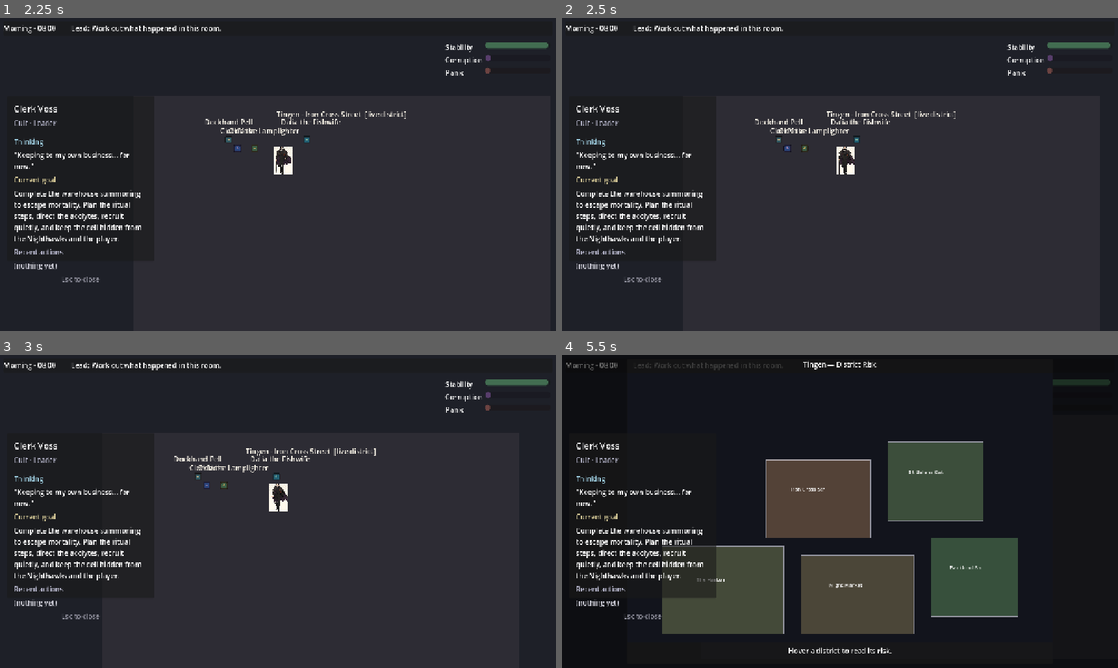
Above: before the commit, frames 1-4 (two rows, left to right).
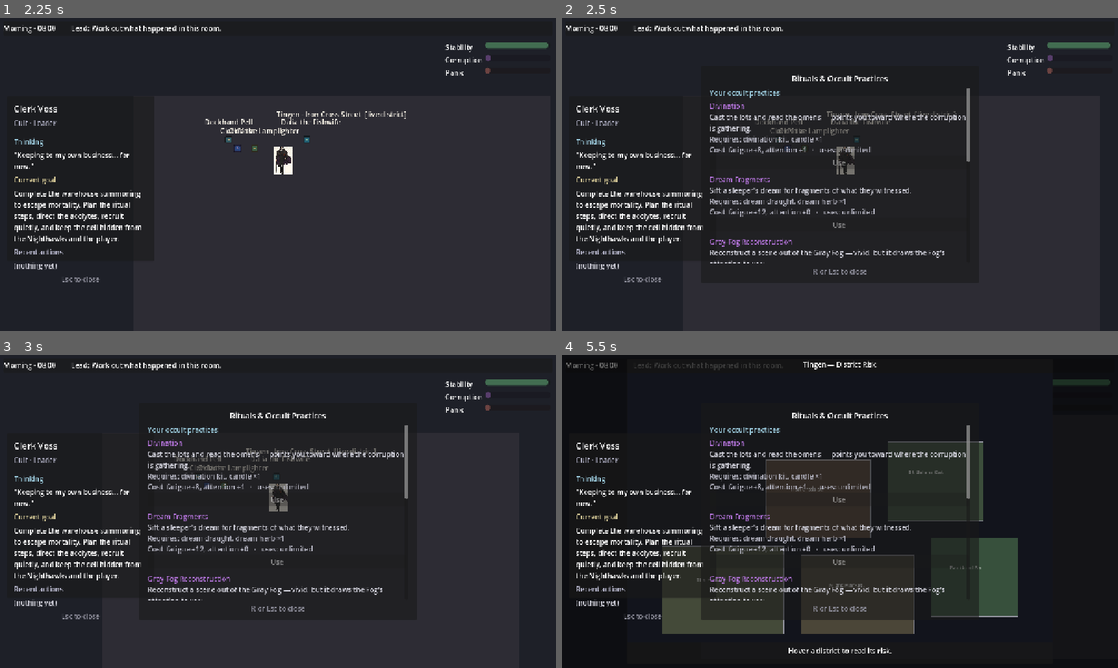
Above: after the commit, the same moments.

Repository: MaEnqiMark/Tingen-Game
Game: Godot game, scene res://scenes/Main.tscn
Two runs of this game, one before a commit and one after it. Both use one fixed random seed, a clock stepped at 60 frames per second and the inputs below. The engine's default icon, where the game draws it, is replaced by a stand-in: a white triangle on a blue panel in a dark square.
Inputs (mouse positions are in pixels of both pictures, inside the frame that each line leads up to):
- Up to frame 1 (2.25 s): drag from (244, 149) to (333, 105) at 0.52 s; tap Enter at 1.25 s; drag from (311, 140) to (250, 237) at 1.27 s; tap Space at 2 s; move the mouse to (261, 149) at 2.02 s; hold D (move_right) from 2.03 s (still down); hold E (interact) from 2.03 s (still down); click (261, 149) at 2.17 s
- Up to frame 2 (2.5 s): keep holding D (move_right); keep holding E (interact); tap R (toggle_rituals, bound only after the commit) at 2.3 s
- Up to frame 3 (3 s): release D (move_right) at 2.75 s; release E (interact) at 2.75 s; drag from (205, 477) to (111, 464) at 2.77 s
- Up to frame 4 (5.5 s): move the mouse to (1006, 558) at 3.52 s; hold A (move_left) 3.53-4.25 s; hold C (toggle_cult) 3.53-4.25 s; tap R (toggle_rituals, bound only after the commit) at 3.8, 5.3 s; tap M (toggle_map) at 4.15 s; drag from (673, 464) to (817, 486) at 4.27 s; tap Enter at 5 s; move the mouse to (867, 511) at 5.02 s; hold S (move_down) from 5.03 s (still down); hold C (toggle_cult) from 5.03 s (still down); click (867, 511) at 5.17 s

Frame 1 is identical in both runs. In frame 2, 3.3% of the frame differs, in the area x 25-74%, y 18-82%; in frame 3, 3.3%; in frame 4, 20%, in the area x 25-75%, y 18-85%.

Commit message:
feat(ui): rituals & occult-practices panel (R)
RitualPanel lists each player occult tool with usage, requirements, costs and a
Use button gated on availability, plus a read-only reference for the cult's
summoning rite (recipe + steps) from data/rituals.json. Clears rows with
synchronous free() to stay correct under the same-frame multi-refresh a tool Use
triggers.

Co-Authored-By: Claude Opus 4.7 <noreply@anthropic.com>

Diff:
--- /dev/null
+++ b/tingen/data/rituals.json
@@ -0,0 +1,14 @@
+{
+	"summoning_descent": {
+		"name": "The Descent",
+		"actor": "cult",
+		"description": "The Iron Cross cell's rite to call the descending god (外神) into Tingen. Each ingredient binds another thread of the gate; the final step demands the marked sacrifice.",
+		"ingredients": { "ritual_salt": 3, "consecrated_chalk": 2, "candle": 3 },
+		"steps": [
+			"Inscribe the consecrated circle in chalk.",
+			"Set and light the three candles at its points.",
+			"Lay the salt wards and speak the descending name.",
+			"Offer the marked sacrifice to open the gate."
+		]
+	}
+}
--- a/tingen/project.godot
+++ b/tingen/project.godot
@@ -95,6 +95,11 @@
 "events": [Object(InputEventKey,"resource_local_to_scene":false,"resource_name":"","device":-1,"window_id":0,"alt_press …(190 unchanged characters)…
 ]
 }
+toggle_rituals={
+"deadzone": 0.5,
+"events": [Object(InputEventKey,"resource_local_to_scene":false,"resource_name":"","device":-1,"window_id":0,"alt_pressed":false,"shift_pressed":false,"ctrl_pressed":false,"meta_pressed":false,"pressed":false,"keycode":0,"physical_keycode":82,"key_label":0,"unicode":0,"location":0,"echo":false,"script":null)
+]
+}
 
 [physics]
 
--- a/tingen/src/HUD.gd
+++ b/tingen/src/HUD.gd
@@ -14,6 +14,7 @@
 @onready var _board: Control = $InvestigationBoard
 @onready var _map: Control = $DistrictMap
 @onready var _cult: Control = $CultProgress
+@onready var _rituals: Control = $RitualPanel
 
 func _ready() -> void:
 	WorldState.thought_requested.connect(_on_thought)
@@ -49,3 +50,6 @@
 	elif event.is_action_pressed("toggle_cult"):
 		_cult.toggle()
 		get_viewport().set_input_as_handled()
+	elif event.is_action_pressed("toggle_rituals"):
+		_rituals.toggle()
+		get_viewport().set_input_as_handled()
--- /dev/null
+++ b/tingen/src/RitualPanel.gd
@@ -0,0 +1,128 @@
+extends Panel
+## Rituals & occult practices panel (toggle: R). Two sections:
+##   1. Your occult practices — every player tool with its usage, requirements and costs, and
+##      a Use button enabled only when it can be used right now (OccultToolManager.tool_views).
+##   2. The Descent — a read-only reference for the cult's summoning rite (recipe + steps),
+##      loaded from data/rituals.json.
+
+const RITUALS_PATH: String = "res://data/rituals.json"
+
+@onready var _tools_box: VBoxContainer = $Margin/Body/Scroll/List/Tools
+@onready var _rite_box: VBoxContainer = $Margin/Body/Scroll/List/Rite
+
+var _rituals: Dictionary = {}
+var _tool_rows: int = 0
+var _rite_steps: int = 0
+
+func _ready() -> void:
+	visible = false
+	_load_rituals()
+	Inventory.item_added.connect(func(_i, _c): if visible: refresh())
+	Inventory.item_removed.connect(func(_i, _c): if visible: refresh())
+
+func _load_rituals() -> void:
+	if not FileAccess.file_exists(RITUALS_PATH):
+		push_error("RitualPanel: missing %s" % RITUALS_PATH)
+		return
+	var parsed: Variant = JSON.parse_string(FileAccess.get_file_as_string(RITUALS_PATH))
+	if typeof(parsed) == TYPE_DICTIONARY:
+		_rituals = parsed
+
+func toggle() -> void:
+	visible = not visible
+	if visible:
+		refresh()
+
+func tool_row_count() -> int:
+	return _tool_rows
+
+func rite_step_count() -> int:
+	return _rite_steps
+
+func refresh() -> void:
+	_build_tools()
+	_build_rite()
+
+func _build_tools() -> void:
+	# free() synchronously, not queue_free: a single tool Use can fire item_removed AND
+	# item_added (a tool that spends one ingredient and produces another) plus the explicit
+	# refresh in _on_use — several refreshes in one frame. queue_free defers removal to end-of-
+	# frame, so a later same-frame refresh would stack duplicate rows on children not yet reaped.
+	for c in _tools_box.get_children():
+		c.free()
+	_tool_rows = 0
+	for v in OccultToolManager.tool_views():
+		_tools_box.add_child(_tool_row(v))
+		_tool_rows += 1
+
+func _tool_row(v: Dictionary) -> Control:
+	var box := VBoxContainer.new()
+	box.add_theme_constant_override("separation", 2)
+	_label(box, String(v["name"]), Color(0.7, 0.45, 0.85), 16)
+	_label(box, String(v["description"]), Color(0.82, 0.82, 0.86))
+	var req := "Requires: %s" % _humanize(String(v["requires_item"]))
+	var ing: Dictionary = (v["cost"] as Dictionary).get("items", {})
+	for k in ing.keys():
+		req += ", %s ×%d" % [_humanize(String(k)), int(ing[k])]
+	_label(box, req, Color(0.7, 0.7, 0.75))
+	var cost: Dictionary = v["cost"]
+	var uses := "unlimited" if int(v["uses_left"]) < 0 else "%d left" % int(v["uses_left"])
+	_label(box, "Cost: fatigue +%d, attention +%d   ·   uses: %s" % [
+		int(cost["fatigue"]), int(cost["attention"]), uses], Color(0.7, 0.7, 0.75))
+	var use_btn := Button.new()
+	use_btn.text = "Use"
+	use_btn.disabled = not bool(v["can_use"])
+	var id := String(v["id"])
+	use_btn.pressed.connect(func(): _on_use(id))
+	box.add_child(use_btn)
+	box.add_child(HSeparator.new())
+	return box
+
+func _on_use(id: String) -> void:
+	var res: Dictionary = OccultToolManager.use(id)
+	WorldState.thought_requested.emit(String(res.get("text", "Nothing comes.")))
+	# Refresh explicitly: use() can change a tool's uses-left / can-use WITHOUT touching the
+	# Inventory (a limited-use tool that spends no ingredient), so the item_added/removed signals
+	# aren't a reliable trigger on their own. Synchronous free() (see _build_tools) makes the
+	# resulting same-frame rebuilds idempotent, so overlap with any signal-driven refresh is safe.
+	refresh()
+
+func _build_rite() -> void:
+	# Synchronous free() for the same same-frame double-refresh reason as _build_tools.
+	for c in _rite_box.get_children():
+		c.free()
+	_rite_steps = 0
+	var rite: Dictionary = _rituals.get("summoning_descent", {})
+	if rite.is_empty():
+		return
+	_label(_rite_box, String(rite.get("name", "The Descent")), Color(0.85, 0.45, 0.45), 16)
+	_label(_rite_box, String(rite.get("description", "")), Color(0.82, 0.82, 0.86))
+	var ing: Dictionary = rite.get("ingredients", {})
+	var recipe := "Requires: "
+	var parts: PackedStringArray = []
+	for k in ing.keys():
+		parts.append("%s ×%d" % [_humanize(String(k)), int(ing[k])])
+	_label(_rite_box, recipe + ", ".join(parts), Color(0.7, 0.7, 0.75))
+	_label(_rite_box, "Steps:", Color(0.85, 0.8, 0.6))
+	var i := 1
+	for step in rite.get("steps", []):
+		_label(_rite_box, "  %d. %s" % [i, String(step)], Color(0.82, 0.82, 0.86))
+		i += 1
+		_rite_steps += 1
+
+func _label(box: VBoxContainer, text: String, color: Color, font_size: int = 0) -> void:
+	var l := Label.new()
+	l.text = text
+	l.autowrap_mode = TextServer.AUTOWRAP_WORD_SMART
+	l.add_theme_color_override("font_color", color)
+	if font_size > 0:
+		l.add_theme_font_size_override("font_size", font_size)
+	box.add_child(l)
+
+func _humanize(id: String) -> String:
+	return id.replace("_", " ") if id != "" else "—"
+
+func _unhandled_input(event: InputEvent) -> void:
+	if visible and event.is_action_pressed("ui_cancel"):
+		visible = false
+		get_viewport().set_input_as_handled()
--- a/tingen/tests/run_tests.gd
+++ b/tingen/tests/run_tests.gd
@@ -57,6 +57,7 @@
 	_test_divination_hints_never_name_site()
 	_test_occult_other_tools()
 	_test_occult_tool_views()
+	await _test_ritual_panel()
 	_test_player_actions()
 	_test_combat_scaled_by_impede()
 	_test_player_state_save_load()
@@ -834,6 +835,20 @@
 	_ok((div["cost"]["items"] as Dictionary).has("candle"), "ingredient cost surfaced")
 	_ok(div.has("can_use") and div.has("uses_left"), "availability fields surfaced")
 
+func _test_ritual_panel() -> void:
+	print("[ritual panel]")
+	var panel = load("res://ui/RitualPanel.tscn").instantiate()
+	root.add_child(panel)
+	await process_frame
+	_ok(not panel.visible, "panel hidden by default")
+	panel.toggle()
+	await process_frame
+	_ok(panel.visible, "panel toggles visible")
+	_ok(panel.tool_row_count() == 4, "renders one row per occult tool")
+	_ok(panel.rite_step_count() >= 3, "summoning rite lists its steps")
+	panel.queue_free()
+	await process_frame
+
 func _test_player_actions() -> void:
 	print("[player actions]")
 	var PA: Object = root.get_node("/root/PlayerActions")
--- a/tingen/ui/HUD.tscn
+++ b/tingen/ui/HUD.tscn
@@ -7,6 +7,7 @@
 [ext_resource type="PackedScene" path="res://ui/DistrictMap.tscn" id="5"]
 [ext_resource type="PackedScene" path="res://ui/CharacterCard.tscn" id="6"]
 [ext_resource type="PackedScene" path="res://ui/CultProgressPanel.tscn" id="7"]
+[ext_resource type="PackedScene" path="res://ui/RitualPanel.tscn" id="8"]
 
 [node name="HUD" type="Control"]
 anchor_right = 1.0
@@ -130,3 +131,6 @@
 
 [node name="CultProgress" parent="." instance=ExtResource("7")]
 visible = false
+
+[node name="RitualPanel" parent="." instance=ExtResource("8")]
+visible = false
--- /dev/null
+++ b/tingen/ui/RitualPanel.tscn
@@ -0,0 +1,61 @@
+[gd_scene load_steps=2 format=3 uid="uid://b1tngnritual01"]
+
+[ext_resource type="Script" path="res://src/RitualPanel.gd" id="1"]
+
+[node name="RitualPanel" type="Panel"]
+anchor_left = 0.5
+anchor_top = 0.5
+anchor_right = 0.5
+anchor_bottom = 0.5
+offset_left = -320.0
+offset_top = -250.0
+offset_right = 320.0
+offset_bottom = 250.0
+grow_horizontal = 2
+grow_vertical = 2
+script = ExtResource("1")
+
+[node name="Margin" type="MarginContainer" parent="."]
+anchor_right = 1.0
+anchor_bottom = 1.0
+theme_override_constants/margin_left = 20
+theme_override_constants/margin_top = 16
+theme_override_constants/margin_right = 20
+theme_override_constants/margin_bottom = 16
+
+[node name="Body" type="VBoxContainer" parent="Margin"]
+theme_override_constants/separation = 8
+
+[node name="Title" type="Label" parent="Margin/Body"]
+text = "Rituals & Occult Practices"
+horizontal_alignment = 1
+theme_override_font_sizes/font_size = 18
+
+[node name="Scroll" type="ScrollContainer" parent="Margin/Body"]
+custom_minimum_size = Vector2(0, 400)
+size_flags_vertical = 3
+
+[node name="List" type="VBoxContainer" parent="Margin/Body/Scroll"]
+custom_minimum_size = Vector2(596, 0)
+theme_override_constants/separation = 8
+
+[node name="ToolsLabel" type="Label" parent="Margin/Body/Scroll/List"]
+text = "Your occult practices"
+theme_override_colors/font_color = Color(0.6, 0.78, 0.85, 1)
+
+[node name="Tools" type="VBoxContainer" parent="Margin/Body/Scroll/List"]
+theme_override_constants/separation = 6
+
+[node name="Gap" type="HSeparator" parent="Margin/Body/Scroll/List"]
+
+[node name="RiteLabel" type="Label" parent="Margin/Body/Scroll/List"]
+text = "What the cult is assembling"
+theme_override_colors/font_color = Color(0.85, 0.45, 0.45, 1)
+
+[node name="Rite" type="VBoxContainer" parent="Margin/Body/Scroll/List"]
+theme_override_constants/separation = 2
+
+[node name="Hint" type="Label" parent="Margin/Body"]
+text = "R or Esc to close"
+horizontal_alignment = 1
+theme_override_colors/font_color = Color(0.55, 0.55, 0.6, 1)
Not shown: 1 places in tingen/ui/HUD.tscn that only renumber resources
